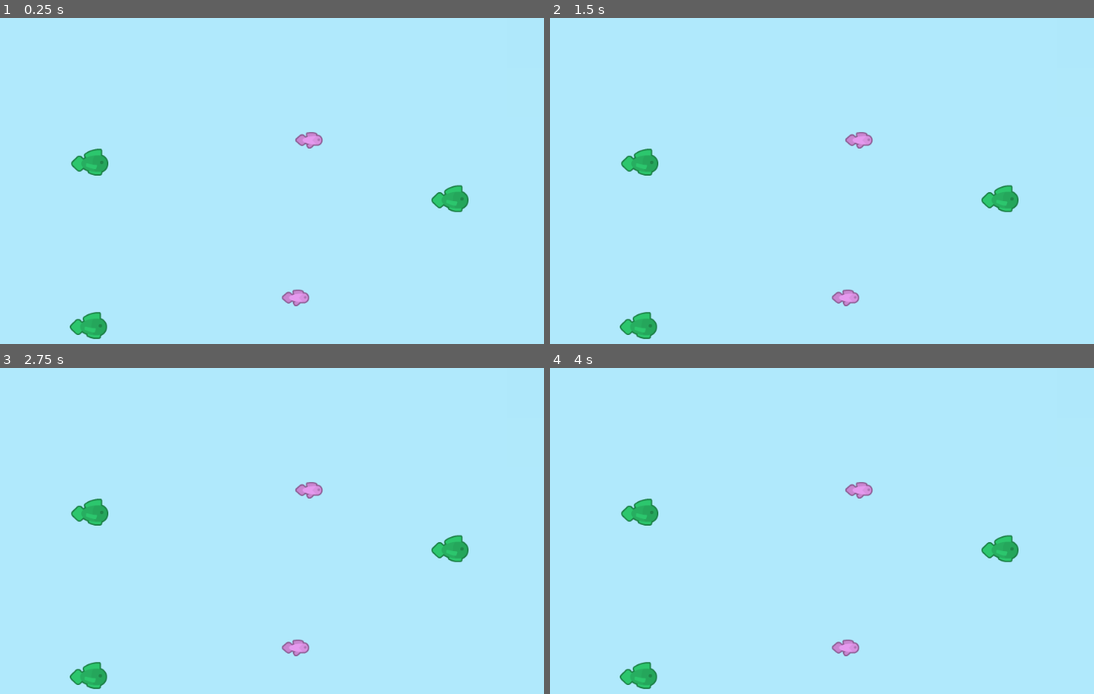
Above: before the commit, frames 1-4 (two rows, left to right).
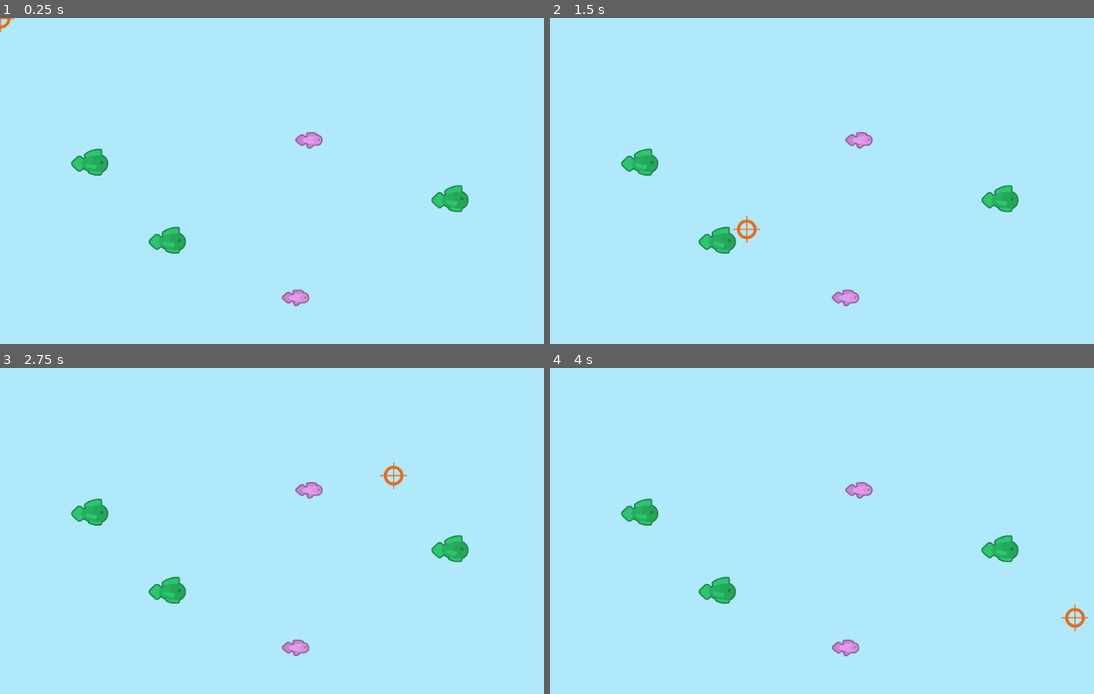
Above: after the commit, the same moments.

Repository: madeso/kenneyjam2019
Game: Godot game, scene res://World.tscn
Same seed, same stepped clock (60 frames per second), same inputs: the game is played once before the commit and once after it.
Inputs (mouse positions are in pixels of both pictures, inside the frame that each line leads up to):
- Up to frame 1 (0.25 s): no input
- Up to frame 2 (1.5 s): tap Enter at 0.5 s; move the mouse to (1023, 190) at 0.52 s; click (1023, 190) at 0.67 s; tap Space at 1.25 s; move the mouse to (745, 229) at 1.27 s; click (745, 229) at 1.42 s
- Up to frame 3 (2.75 s): tap Enter at 2 s; move the mouse to (391, 475) at 2.02 s; click (391, 475) at 2.17 s
- Up to frame 4 (4 s): tap Space at 2.75 s; move the mouse to (843, 638) at 2.77 s; click (843, 638) at 2.92 s; tap Enter at 3.5 s; move the mouse to (1077, 619) at 3.52 s; click (1077, 619) at 3.67 s

The runs differ from the first frame. In frame 1, 0.8% of the frame differs, in the area x 0-35%, y 0-99%; in frame 2, 0.9%, in the area x 12-39%, y 60-99%; in frame 3, 0.9%; in frame 4, 0.9%.

Commit message:
crosshair and stuff

Diff:
--- a/World.tscn
+++ b/World.tscn
@@ -1,7 +1,10 @@
-[gd_scene load_steps=3 format=2]
+[gd_scene load_steps=6 format=2]
 
 [ext_resource path="res://bkg.png" type="Texture" id=1]
 [ext_resource path="res://fish.tscn" type="PackedScene" id=2]
+[ext_resource path="res://assets/sprites/crosshair.png" type="Texture" id=3]
+[ext_resource path="res://scripts/crosshair.gd" type="Script" id=4]
+[ext_resource path="res://scripts/Gameplay.gd" type="Script" id=5]
 
 [node name="World" type="Node2D"]
 
@@ -13,17 +16,28 @@
 "_edit_lock_": true
 }
 
-[node name="fish" parent="." instance=ExtResource( 2 )]
+[node name="fishes" type="Node" parent="."]
+editor/display_folded = true
+
+[node name="fish" parent="fishes" instance=ExtResource( 2 )]
 position = Vector2( 140, 224 )
 
-[node name="fish2" parent="." instance=ExtResource( 2 )]
+[node name="fish2" parent="fishes" instance=ExtResource( 2 )]
 position = Vector2( 482, 191 )
 
-[node name="fish3" parent="." instance=ExtResource( 2 )]
+[node name="fish3" parent="fishes" instance=ExtResource( 2 )]
 position = Vector2( 461, 437 )
 
-[node name="fish4" parent="." instance=ExtResource( 2 )]
-position = Vector2( 138, 479 )
+[node name="fish4" parent="fishes" instance=ExtResource( 2 )]
+position = Vector2( 261, 346 )
 
-[node name="fish5" parent="." instance=ExtResource( 2 )]
+[node name="fish5" parent="fishes" instance=ExtResource( 2 )]
 position = Vector2( 702, 281 )
+
+[node name="crosshair" type="Sprite" parent="."]
+position = Vector2( 521, 349 )
+texture = ExtResource( 3 )
+script = ExtResource( 4 )
+
+[node name="Gameplay" type="Node" parent="."]
+script = ExtResource( 5 )
--- /dev/null
+++ b/scripts/Gameplay.gd
@@ -0,0 +1,13 @@
+extends Node
+
+# Declare member variables here. Examples:
+# var a = 2
+# var b = "text"
+
+# Called when the node enters the scene tree for the first time.
+func _ready():
+	pass # Replace with function body.
+
+# Called every frame. 'delta' is the elapsed time since the previous frame.
+#func _process(delta):
+#	pass
--- /dev/null
+++ b/scripts/crosshair.gd
@@ -0,0 +1,20 @@
+extends Sprite
+
+# Declare member variables here. Examples:
+# var a = 2
+# var b = "text"
+
+var crosshair = load("res://assets/sprites/crosshair.png")
+var loading = load("res://assets/sprites/crosshair-loading.png")
+
+# Called when the node enters the scene tree for the first time.
+func _ready():
+	# Input.set_custom_mouse_cursor(crosshair)
+	# couldnt find a way to move cursor to center
+	pass
+
+# Called every frame. 'delta' is the elapsed time since the previous frame.
+func _process(delta):
+	self.position = get_viewport().get_mouse_position()
+	if Input.is_mouse_button_pressed(BUTTON_LEFT):
+		pass
Binary file added: assets/sprites/crosshair-loading.png
Not shown, added: assets/sprites/crosshair-loading.png.import
Binary file added: assets/sprites/crosshair.png
Not shown, added: assets/sprites/crosshair.png.import
